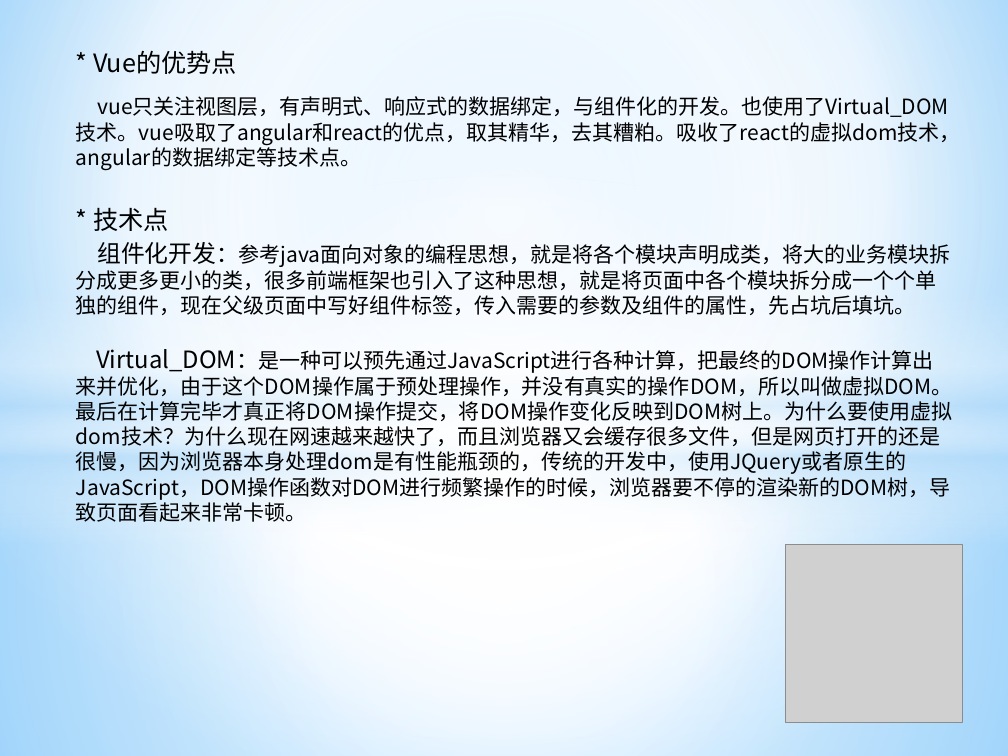
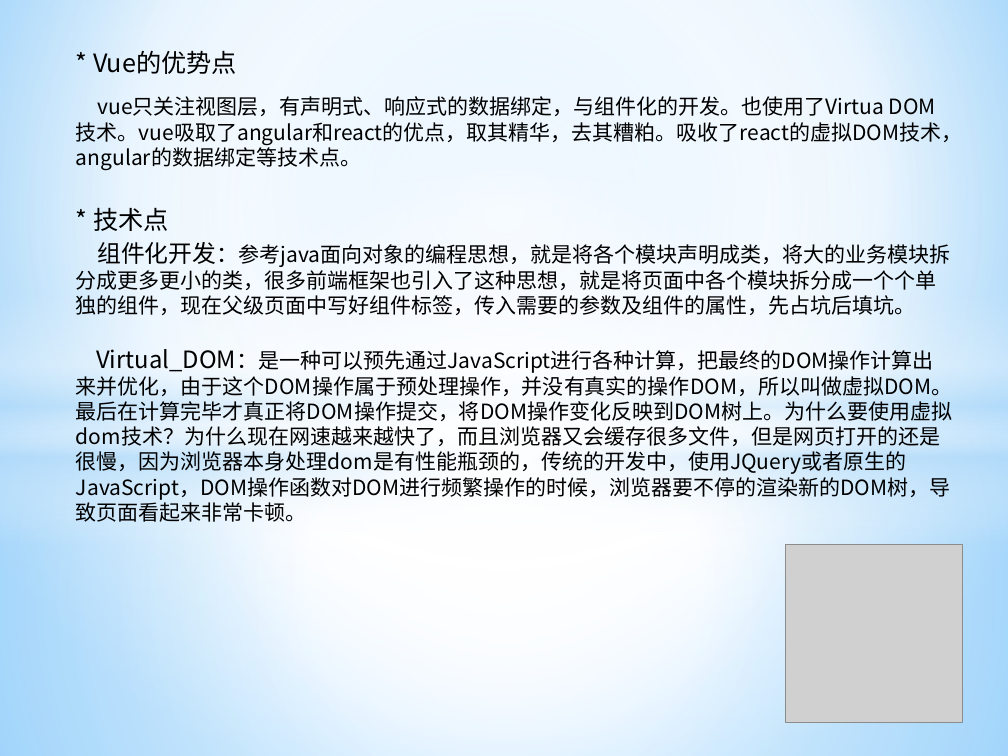
Before and after one commit to ManBaAQiang/vueProject, a slide deck: slide 5 of vue初探.pptx. Drawn at 1008x756 pixels with LibreOffice and Linux fonts; fonts in the diff are those of the drawing; grey boxes stand for pictures. Boxes give left, top, right and bottom in pixels: in the first picture for what was removed or moved away, otherwise in the second. Text is boxed around its words. In the diff, an @@ line names an element or a change of style, - is before the commit and + after.

Commit message:
my ppt

```diff
--- a/vue初探.pptx
+++ b/vue初探.pptx
@@ text at (76,96,962,171): text changed @@
-vue只关注视图层，有声明式、响应式的数据绑定，与组件化的开发。也使用了Virtual_DOM技术。vue吸取了angular和react的优点，取其精华，去其糟粕。吸收了react的虚拟dom技术，angular的数据绑定等技术点。
+vue只关注视图层，有声明式、响应式的数据绑定，与组件化的开发。也使用了Virtua DOM技术。vue吸取了angular和react的优点，取其精华，去其糟粕。吸收了react的虚拟DOM技术，angular的数据绑定等技术点。
```
Also in this commit, not shown: 5 other slides changed.
